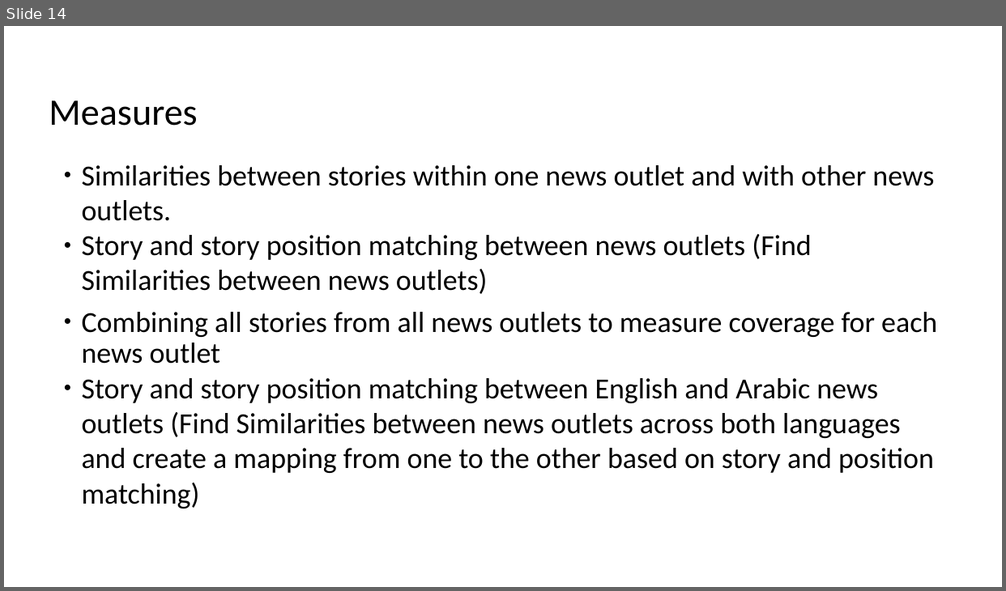
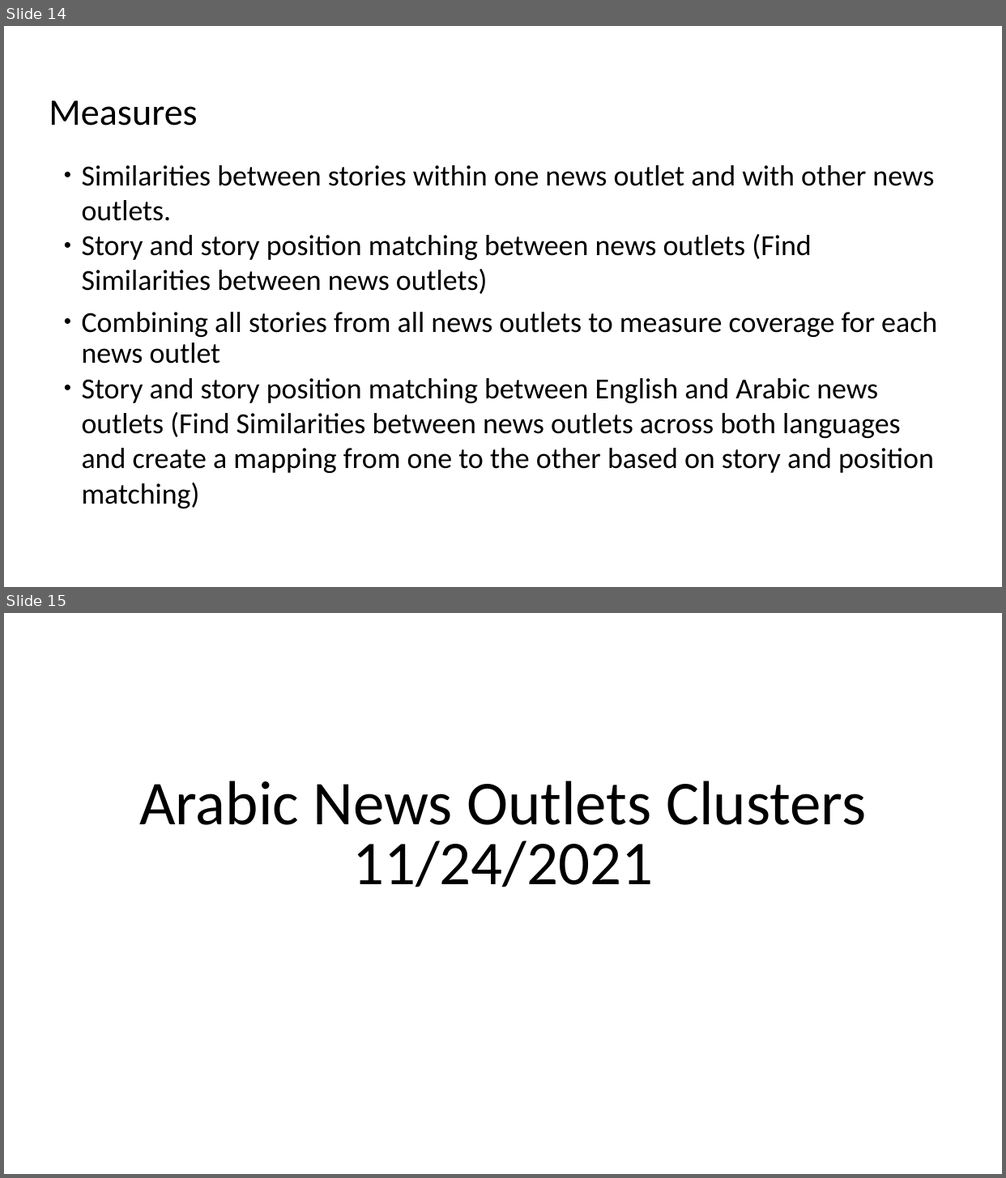
Before and after one commit to HussamHallak/PhD-Dissertation-Files, a slide deck: Proposed-Research-Questions/Measuring Bias of News Outlets.odp. Shown one above the other, each under a label of ours: slide 14 before the commit, slides 14 and 15 after it. The pictures are 1006x591 and 1006x1178 pixels, drawn with LibreOffice and Linux fonts; fonts in the diff are those of the drawing. Boxes give left, top, right and bottom in pixels: in the first picture for what was removed or moved away, otherwise in the second. Text is boxed around its words. In the diff, an @@ line names an element or a change of style, - is before the commit and + after.

```diff
--- a/Proposed-Research-Questions/Measuring Bias of News Outlets.odp
+++ b/Proposed-Research-Questions/Measuring Bias of News Outlets.odp
@@ slide 15 added at bbox=[4, 613, 1002, 1174], background #FFFFFF @@
@@ title added at bbox=[139, 781, 866, 888], 60 pt, text #000000 @@
+Arabic News Outlets Clusters
+11/24/2021
```
Also in this commit, not shown: 1 slide changed, 3 other slides added, 1 other file.
